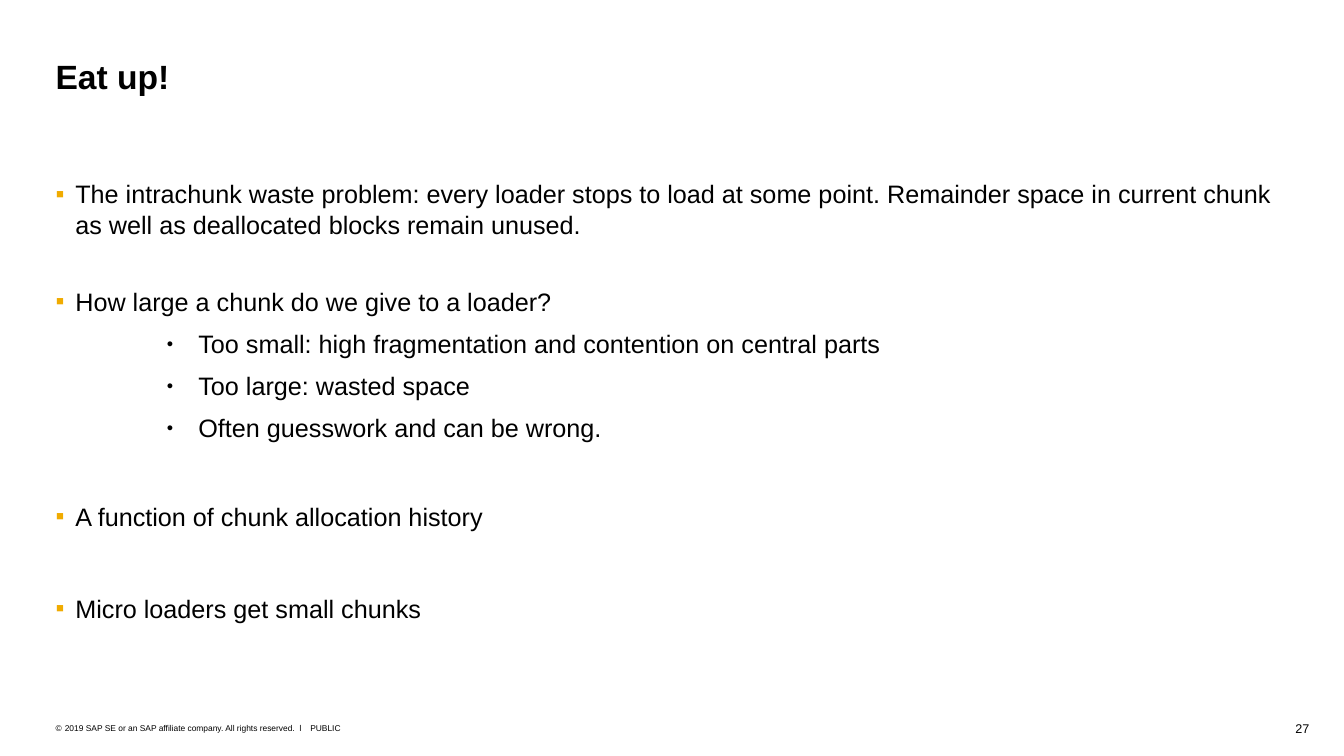
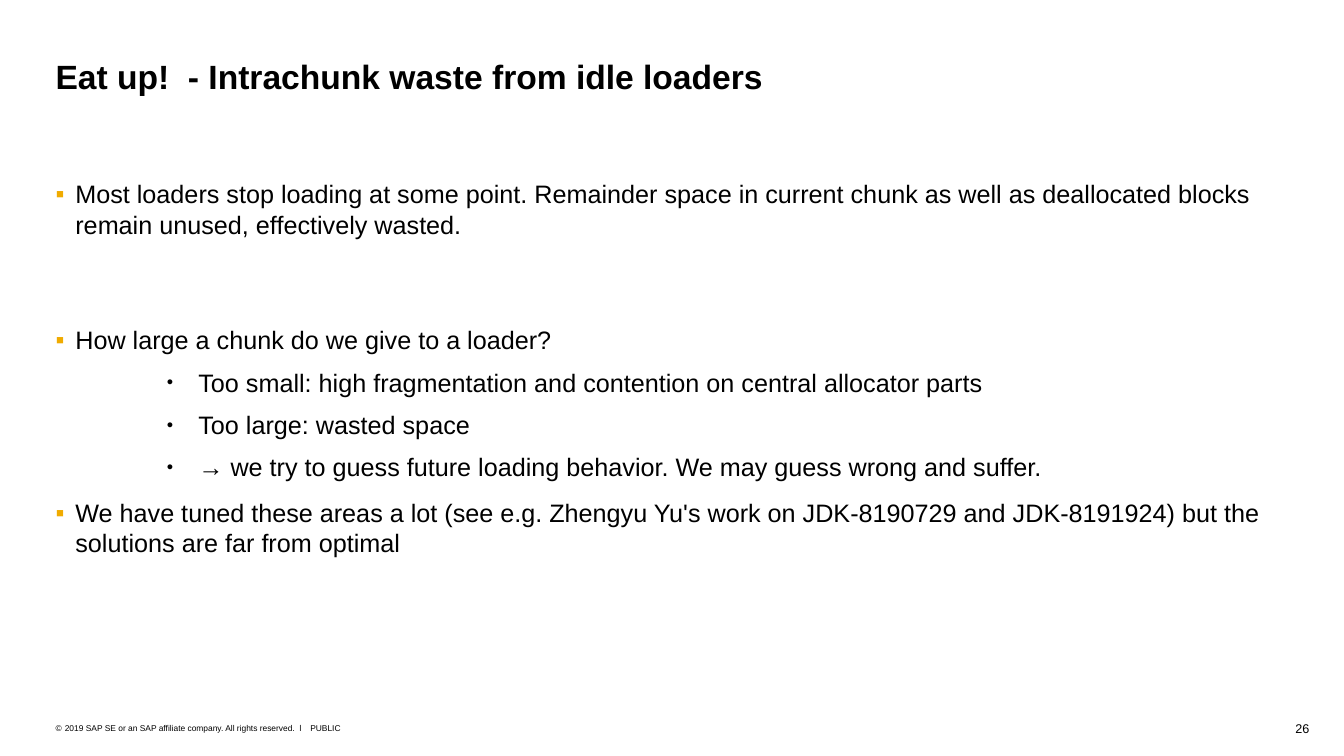
Before and after one commit to tstuefe/JEP387, a slide deck: slide 26 of pres/elastic-metaspace.odp (slide 27 before the commit). Drawn at 1344x756 pixels with LibreOffice and Linux fonts; fonts in the diff are those of the drawing. Boxes give left, top, right and bottom in pixels: in the first picture for what was removed or moved away, otherwise in the second. Text is boxed around its words. In the diff, an @@ line names an element or a change of style, - is before the commit and + after.

```diff
--- a/pres/elastic-metaspace.odp
+++ b/pres/elastic-metaspace.odp
@@ title at (x1=56, y1=64, x2=762, y2=96): text changed @@
-Eat up!
+Eat up! - Intrachunk waste from idle loaders
@@ text at (x1=75, y1=184, x2=1249, y2=239): text changed @@
-  ▪ The intrachunk waste problem: every loader stops to load at some point. Remainder space in current chunk as well as deallocated blocks remain unused.
+  ▪ Most loaders stop loading at some point. Remainder space in current chunk as well as deallocated blocks remain unused, effectively wasted.
@@ text at (x1=198, y1=373, x2=982, y2=397): text changed @@
-    ● Too small: high fragmentation and contention on central parts
+    ● Too small: high fragmentation and contention on central allocator parts
@@ text at (x1=75, y1=457, x2=1259, y2=558): text changed @@
-    ● Often guesswork and can be wrong.
-  ▪ A function of chunk allocation history
-  ▪ Micro loaders get small chunks
+    ● → we try to guess future loading behavior. We may guess wrong and suffer.
+  ▪ We have tuned these areas a lot (see e.g. Zhengyu Yu's work on JDK-8190729 and JDK-8191924) but the solutions are far from optimal
@@ page number at (x1=1295, y1=724, x2=1309, y2=733): text changed @@
-27
+26
```
Also in this commit, not shown: 28 other slides changed, 1 slide added, 1 slide removed, 1 other file.
